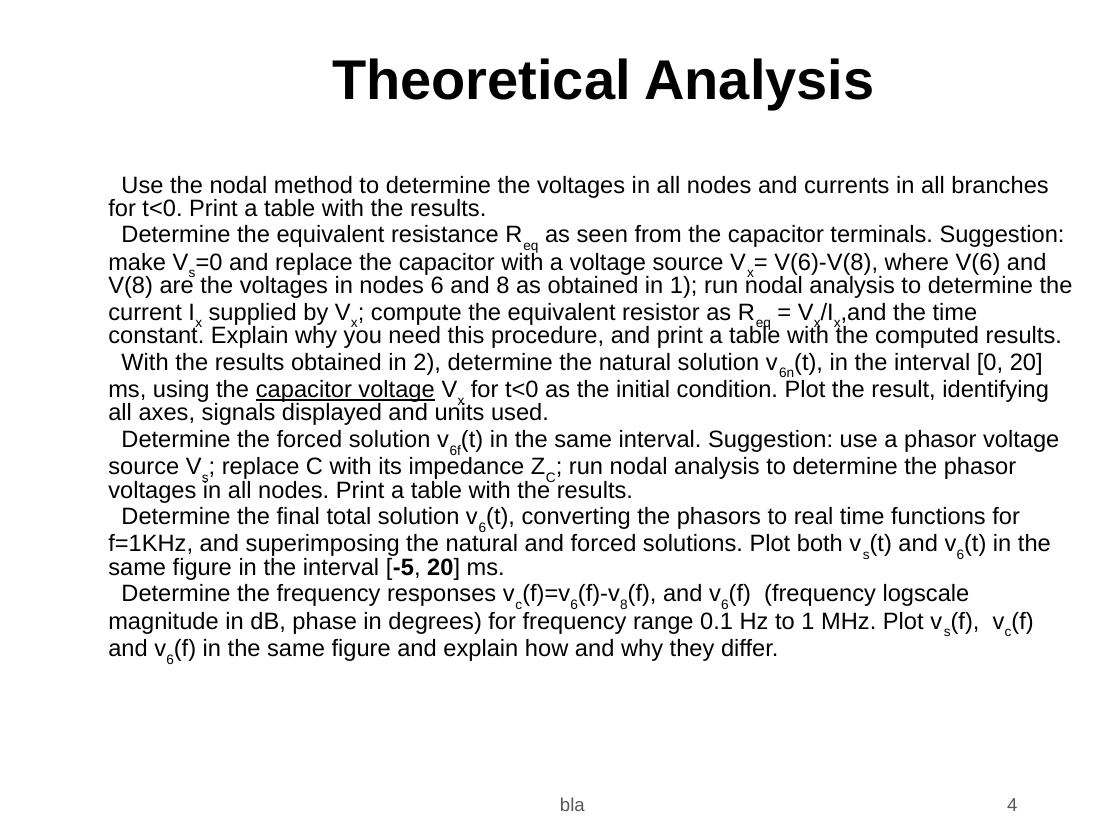
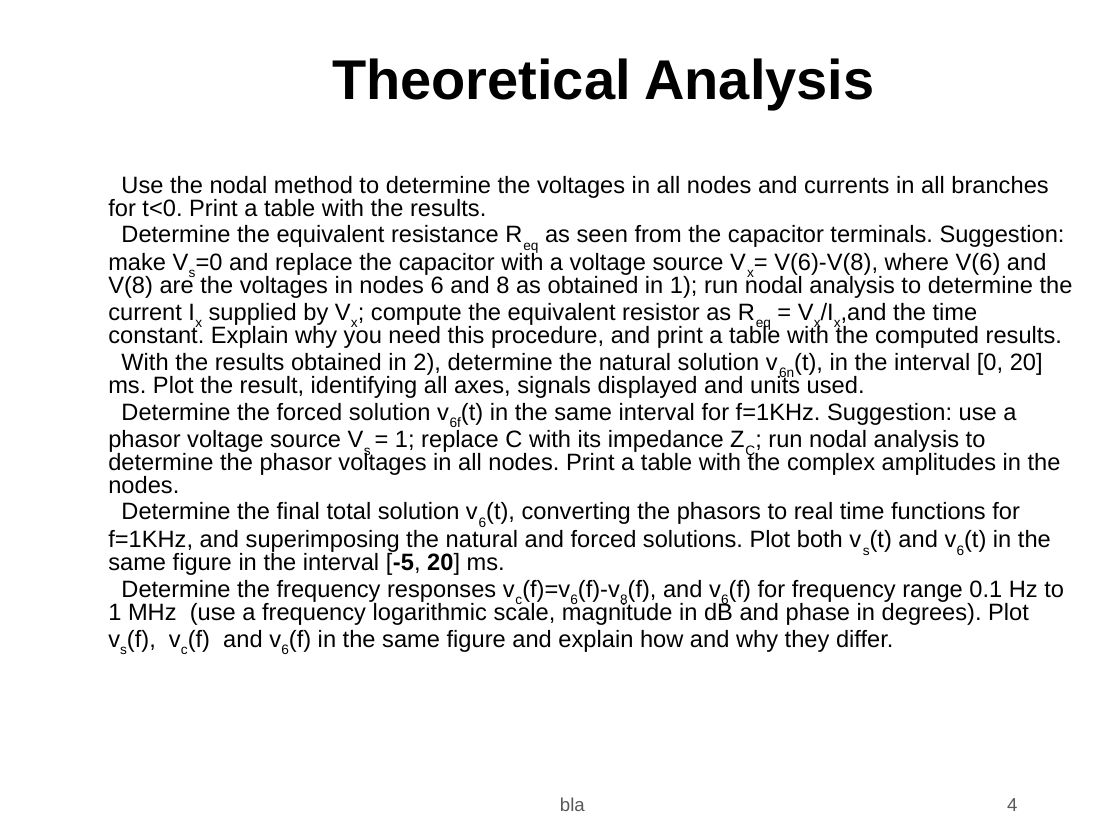
Before and after one commit to JoseMedeiro/ist-tcfe, a slide deck: slide 4 of t2/Enunciado/t2.odp. Drawn at 1120x840 pixels with LibreOffice and Linux fonts; fonts in the diff are those of the drawing; background and template pictures are left out. Boxes give left, top, right and bottom in pixels: in the first picture for what was removed or moved away, otherwise in the second. Text is boxed around its words. In the diff, an @@ line names an element or a change of style, - is before the commit and + after.

```diff
--- a/t2/Enunciado/t2.odp
+++ b/t2/Enunciado/t2.odp
@@ text at box(108, 353, 1061, 494): text changed @@
-3) With the results obtained in 2), determine the natural solution v6n(t), in the interval [0, 20] ms, using the capacitor voltage Vx for t<0 as the initial condition. Plot the result, identifying all axes, signals displayed and units used.
-4) Determine the forced solution v6f(t) in the same interval. Suggestion: use a phasor voltage source Vs; replace C with its impedance ZC; run nodal analysis to determine the phasor voltages in all nodes. Print a table with the results.
+3) With the results obtained in 2), determine the natural solution v6n(t), in the interval [0, 20] ms. Plot the result, identifying all axes, signals displayed and units used.
+4) Determine the forced solution v6f(t) in the same interval for f=1KHz. Suggestion: use a phasor voltage source Vs = 1; replace C with its impedance ZC; run nodal analysis to determine the phasor voltages in all nodes. Print a table with the complex amplitudes in the nodes.
@@ text at box(108, 580, 1064, 652): text changed @@
-6) Determine the frequency responses vc(f)=v6(f)-v8(f), and v6(f) (frequency logscale magnitude in dB, phase in degrees) for frequency range 0.1 Hz to 1 MHz. Plot vs(f), vc(f) and v6(f) in the same figure and explain how and why they differ.
+6) Determine the frequency responses vc(f)=v6(f)-v8(f), and v6(f) for frequency range 0.1 Hz to 1 MHz (use a frequency logarithmic scale, magnitude in dB and phase in degrees). Plot vs(f), vc(f) and v6(f) in the same figure and explain how and why they differ.
```
Also in this commit, not shown: 2 other slides changed, 4 other files.
